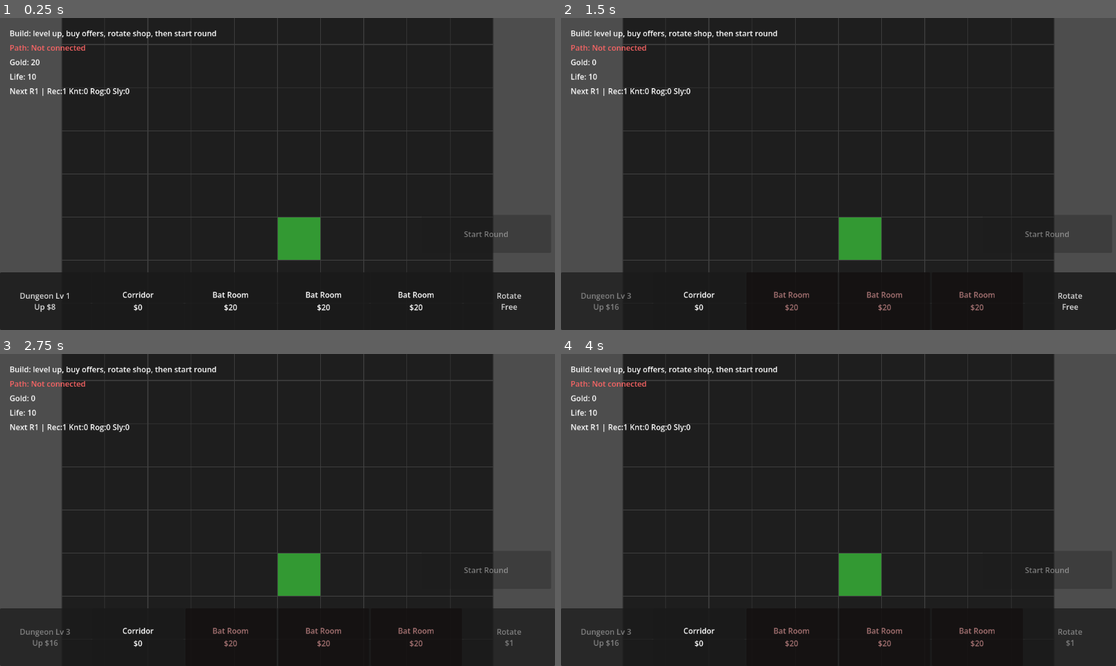
Above: before the commit, frames 1-4 (two rows, left to right).
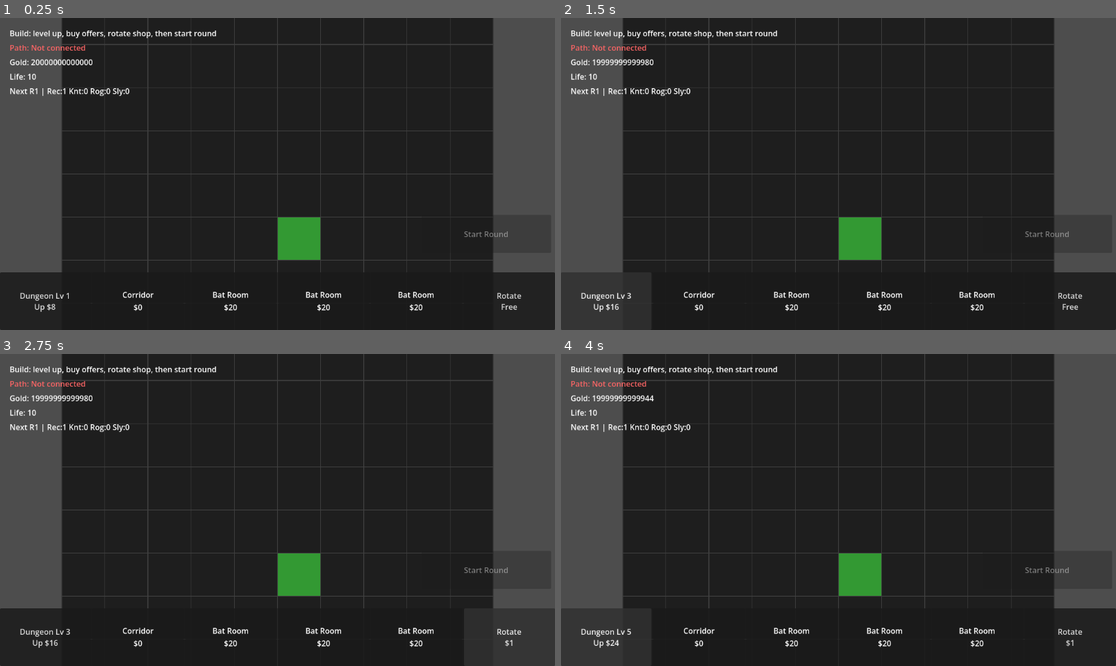
Above: after the commit, the same moments.

Repository: AlexYud/dungeon-defense
Game: Godot game, scene res://MainGrid/MainGrid.tscn
Same seed, same stepped clock (60 frames per second), same inputs: the game is played once before the commit and once after it. The engine's default icon, where the game draws it, is replaced by a stand-in: a white triangle on a blue panel in a dark square.
Inputs (mouse positions are in pixels of both pictures, inside the frame that each line leads up to):
- Up to frame 1 (0.25 s): no input
- Up to frame 2 (1.5 s): click "Dungeon Lv 1 Up $8" at 0.5 s; click "Dungeon Lv 2 Up $12" at 1.25 s
- Up to frame 3 (2.75 s): click "Rotate Free" at 2 s
- Up to frame 4 (4 s): click (605, 637) at 2.75 s, where only the run after the commit has a clickable "Dungeon Lv 3 Up $16"; click (605, 637) at 3.5 s, where only the run after the commit has a clickable "Dungeon Lv 4 Up $20"

The runs differ from the first frame. In frame 1, 0.1% of the frame differs, in the area x 7-17%, y 13-16%; in frame 2, 0.6%; in frame 3, 0.6%; in frame 4, 0.7%, in the area x 3-94%, y 13-95%.

Commit message:
Add fixes

Diff:
--- a/MainGrid/main_grid.gd
+++ b/MainGrid/main_grid.gd
@@ -33,7 +33,7 @@
 @onready var offer3_card: PanelContainer = $UI/ShopBar/ShopRow/BossCard
 @onready var offer3_label: Label = $UI/ShopBar/ShopRow/BossCard/Label
 
-@export var starting_gold: int = 20
+@export var starting_gold: int = 20000000000000
 @export var starting_life: int = 10
 @export var wave_clear_bonus_base: int = 18
 @export var wave_clear_bonus_growth_per_wave: int = 2
